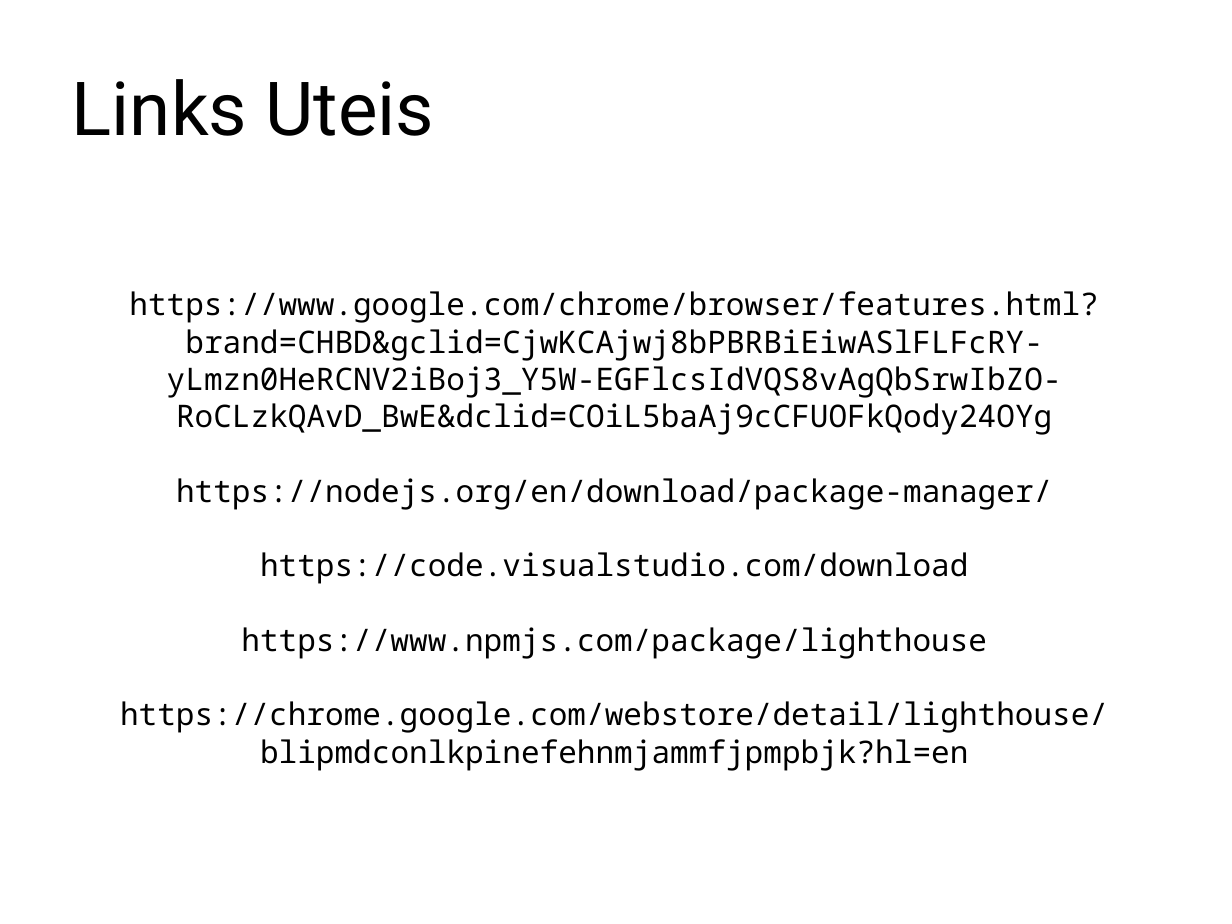
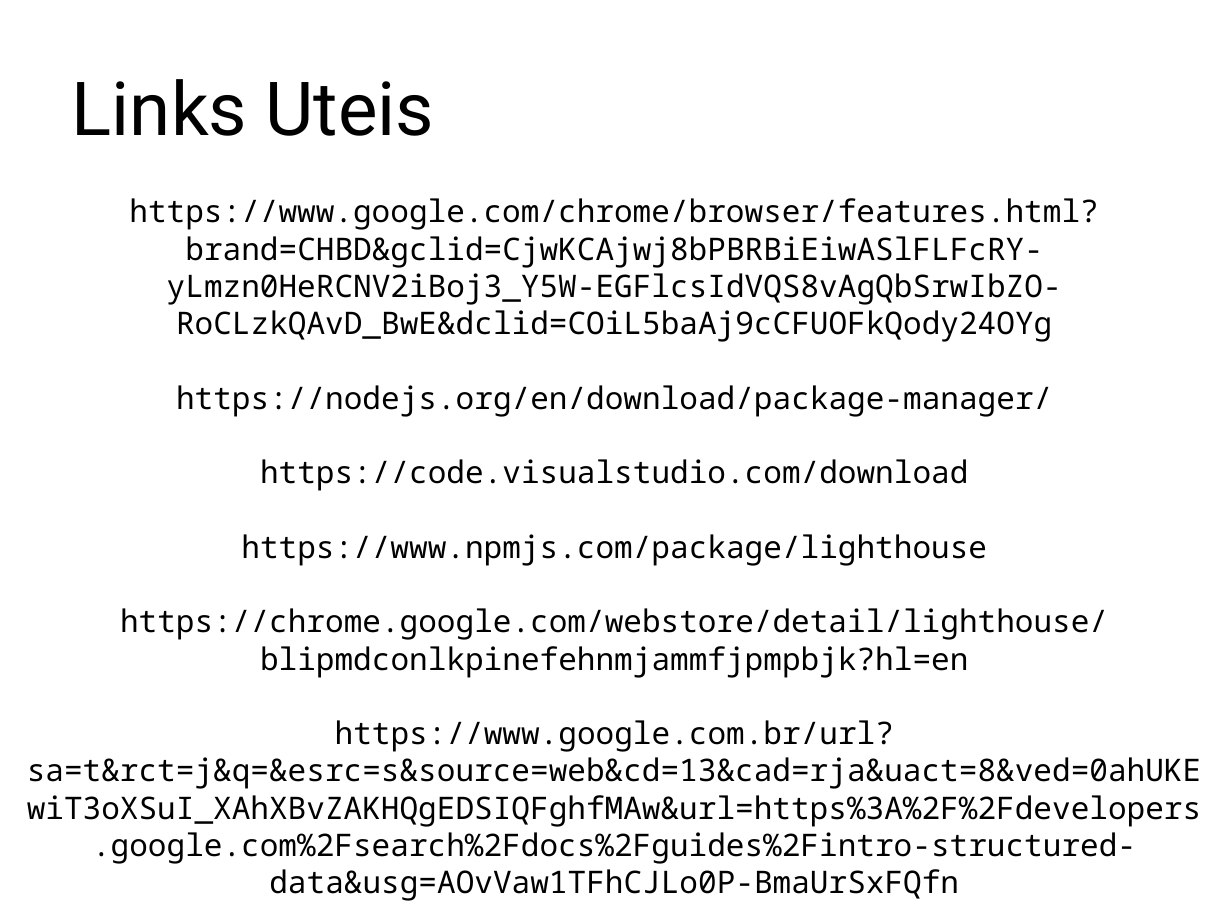
Before and after one commit to LuisKrotz/performance-presentation, a slide deck: slide 8 of presentation/Web-Perf-Presentation.odp. Drawn at 1232x924 pixels with LibreOffice and Linux fonts; fonts in the diff are those of the drawing; background and template pictures are left out. Boxes give left, top, right and bottom in pixels: in the first picture for what was removed or moved away, otherwise in the second. Text is boxed around its words. In the diff, an @@ line names an element or a change of style, - is before the commit and + after.

Commit message:
TESTS: tests done during presentation

```diff
--- a/presentation/Web-Perf-Presentation.odp
+++ b/presentation/Web-Perf-Presentation.odp
@@ subtitle "https://www.google.com/chrome/browser/features.html?brand=CH ...": place and size @@
-subtitle "https://www.google.com/chrome/browser/features.html?brand=CH ..." at (120,291,1108,771)
+subtitle "https://www.google.com/chrome/browser/features.html?brand=CH ..." at (27,198,1202,901)
@@ subtitle at (27,720,1202,901): paragraph added @@
+https://www.google.com.br/url?sa=t&rct=j&q=&esrc=s&source=web&cd=13&cad=rja&uact=8&ved=0ahUKEwiT3oXSuI_XAhXBvZAKHQgEDSIQFghfMAw&url=https%3A%2F%2Fdevelopers.google.com%2Fsearch%2Fdocs%2Fguides%2Fintro-structured-data&usg=AOvVaw1TFhCJLo0P-BmaUrSxFQfn
```
Also in this commit, not shown: 7 other files.
